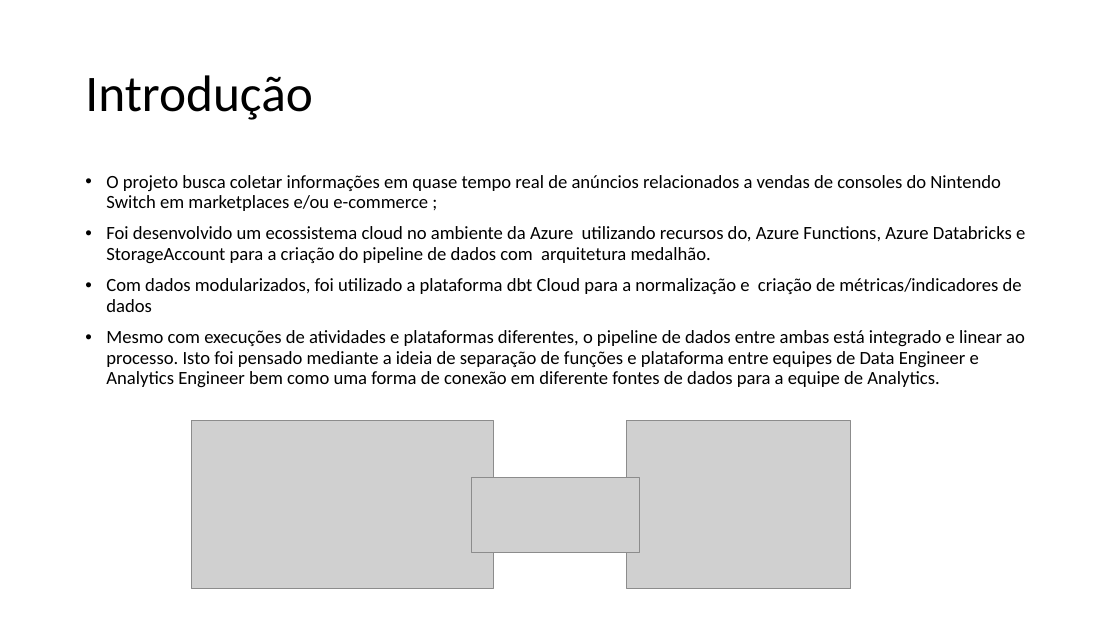
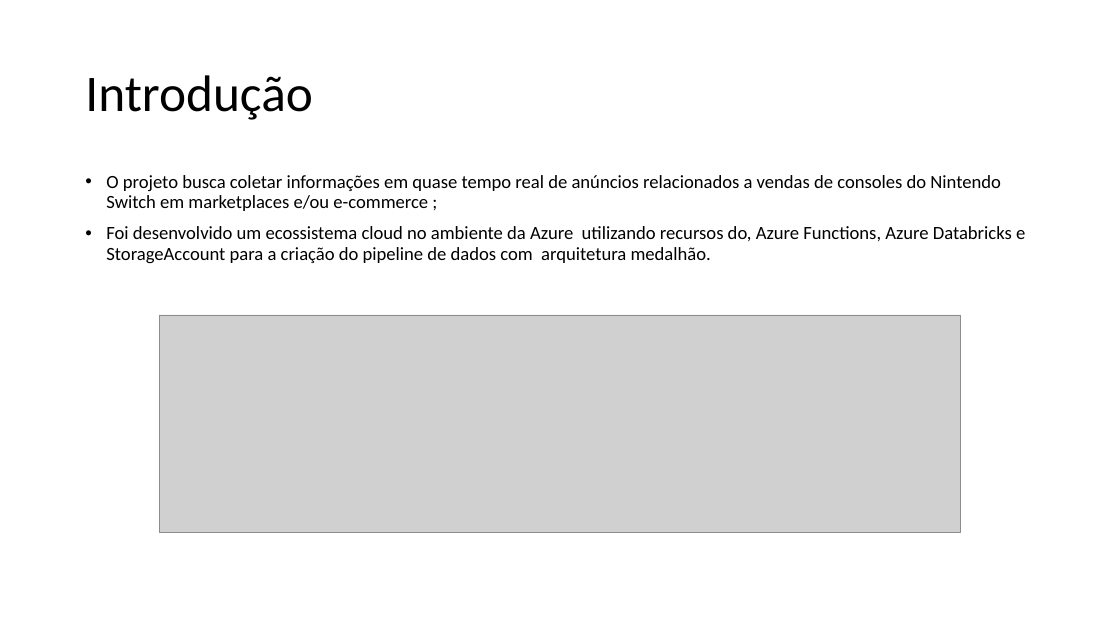
Before and after one commit to felipegoraroficial/projeto_nintendo, a slide deck: slide 2 of config/Projeto Data Master.pptx. Drawn at 1120x630 pixels with LibreOffice and Linux fonts; fonts in the diff are those of the drawing; grey boxes stand for pictures. Boxes give left, top, right and bottom in pixels: in the first picture for what was removed or moved away, otherwise in the second. Text is boxed around its words. In the diff, an @@ line names an element or a change of style, - is before the commit and + after.

```diff
--- a/config/Projeto Data Master.pptx
+++ b/config/Projeto Data Master.pptx
@@ text at <box>106,278,1025,388</box>: paragraphs removed @@
-• Com dados modularizados, foi utilizado a plataforma dbt Cloud para a normalização e criação de métricas/indicadores de dados
-• Mesmo com execuções de atividades e plataformas diferentes, o pipeline de dados entre ambas está integrado e linear ao processo. Isto foi pensado mediante a ideia de separação de funções e plataforma entre equipes de Data Engineer e Analytics Engineer bem como uma forma de conexão em diferente fontes de dados para a equipe de Analytics.
@@ picture added at <box>159,315,960,532</box> @@
@@ picture removed at <box>192,421,493,589</box> @@
@@ picture removed at <box>627,421,851,589</box> @@
@@ picture removed at <box>471,477,639,552</box> @@
```
Also in this commit, not shown: 2 other slides changed, 49 other files.
